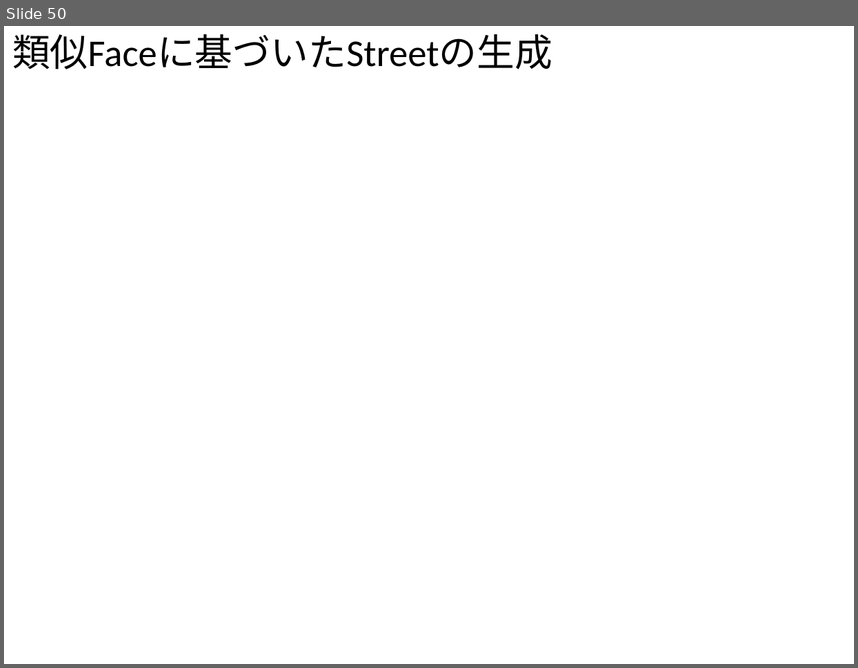
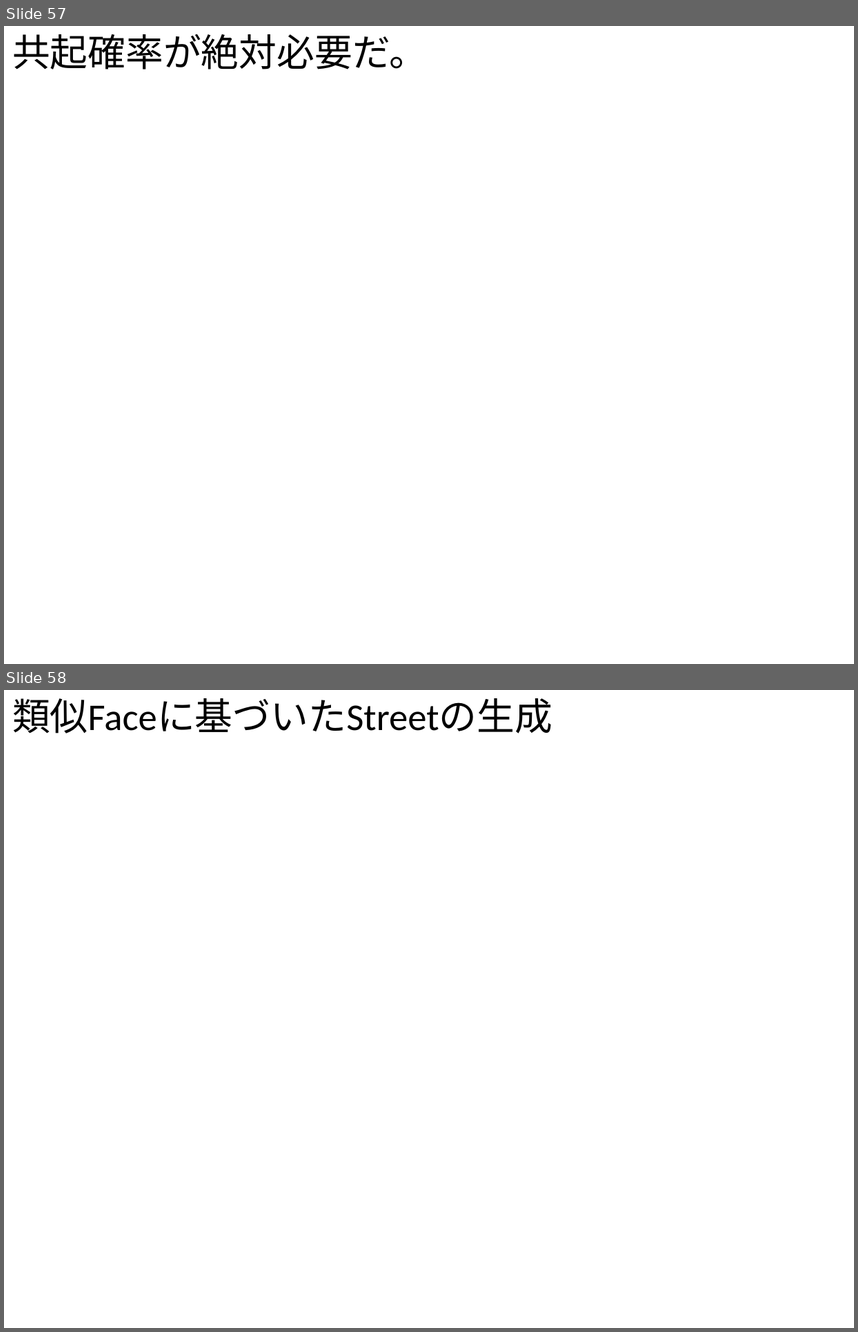
Before and after one commit to gnishida/RoadDesigner, a slide deck: RoadDesigner.pptx. Shown one above the other, each under a label of ours: slide 50 before the commit, slides 57 and 58 after it. The pictures are 858x668 and 858x1332 pixels, drawn with LibreOffice and Linux fonts; fonts in the diff are those of the drawing. Boxes give left, top, right and bottom in pixels: in the first picture for what was removed or moved away, otherwise in the second. Text is boxed around its words. In the diff, an @@ line names an element or a change of style, - is before the commit and + after.

```diff
--- a/RoadDesigner.pptx
+++ b/RoadDesigner.pptx
@@ slide 57 added at [4, 26, 854, 664], background #FFFFFF @@
@@ text added at [12, 34, 427, 69], 32 pt, text #000000 @@
+共起確率が絶対必要だ。
@@ what was slide 50 is now slide 58 @@
```
Also in this commit, not shown: 7 other slides added, 6 other files.
